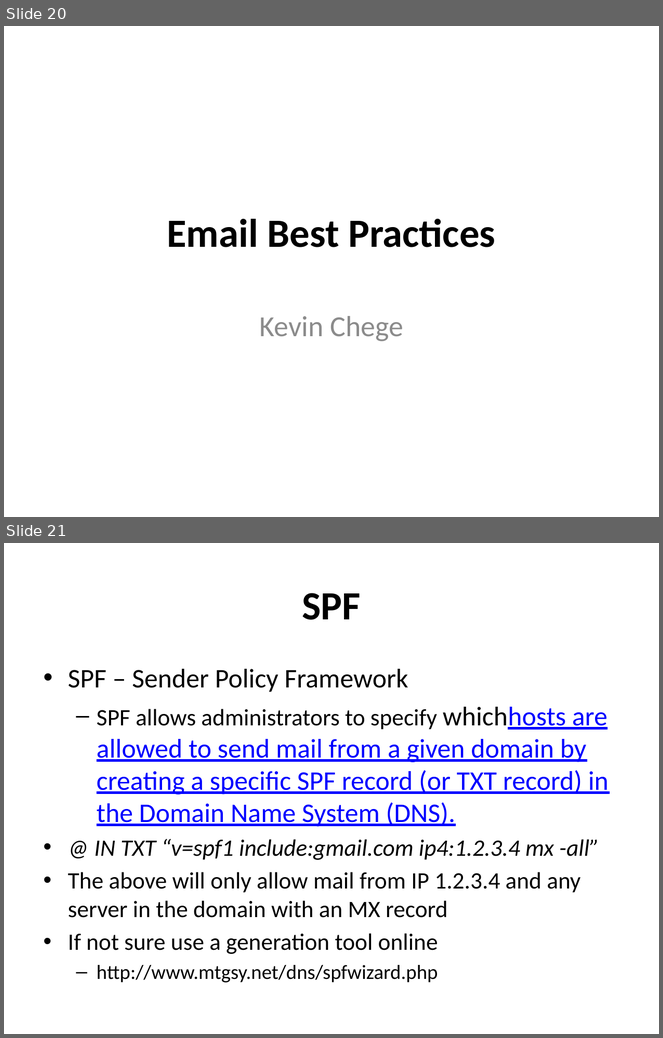
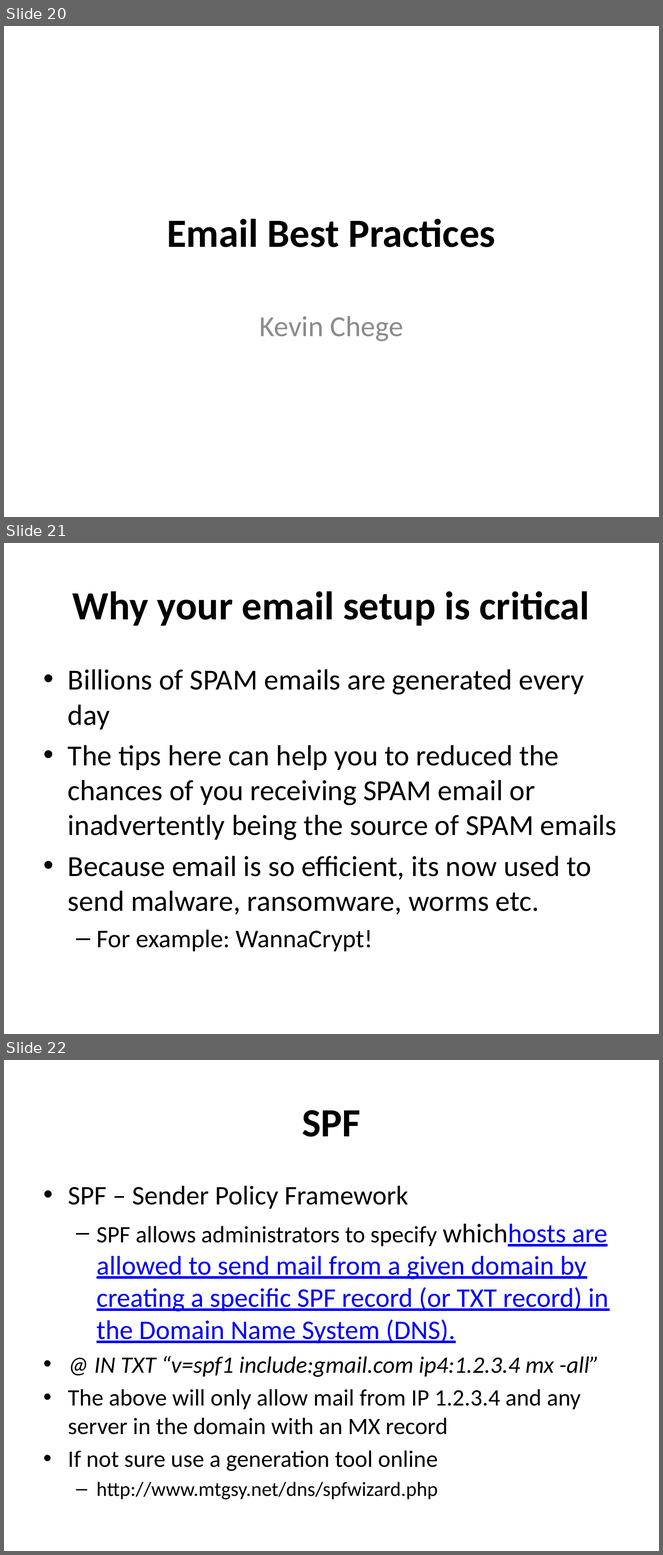
Before and after one commit to afnog/afnog.github.io, a slide deck: sse/postfix/postfix-mailgateway-debian.ppt. Shown one above the other, each under a label of ours: slides 20 and 21 before the commit, slides 20, 21 and 22 after it. The pictures are 663x1038 and 663x1555 pixels, drawn with LibreOffice and Linux fonts; fonts in the diff are those of the drawing. Boxes give left, top, right and bottom in pixels: in the first picture for what was removed or moved away, otherwise in the second. Text is boxed around its words. In the diff, an @@ line names an element or a change of style, - is before the commit and + after.

```diff
--- a/sse/postfix/postfix-mailgateway-debian.ppt
+++ b/sse/postfix/postfix-mailgateway-debian.ppt
@@ slide 21 added at (4, 543, 659, 1034), background #FFFFFF @@
@@ title added at (72, 591, 590, 626), 44 pt, text #000000, bold @@
+Why your email setup is critical
@@ text added at (68, 669, 617, 952), 32 pt, text #000000 @@
+• Billions of SPAM emails are generated every day
+• The tips here can help you to reduced the chances of you receiving SPAM email or inadvertently being the source of SPAM emails
+• Because email is so efficient, its now used to send malware, ransomware, worms etc.
+  – For example: WannaCrypt!
@@ what was slide 21 is now slide 22 @@
```
Also in this commit, not shown: 2 slides changed, 1 other slide added, 1 slide removed.
